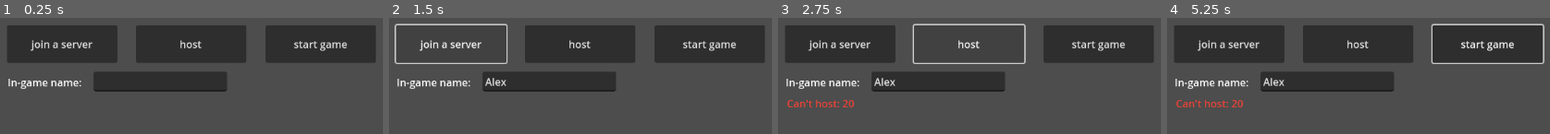
Above: before the commit, frames 1-4 (left to right).
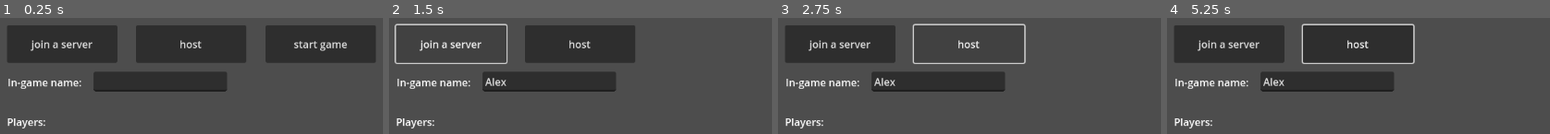
Above: after the commit, the same moments.

Repository: tokaisuDev/UNO-on-Godot
Game: Godot game, scene res://scenes/main_menu.tscn
Two runs of this game, one before a commit and one after it. Both use one fixed random seed, a clock stepped at 60 frames per second and the inputs below. This scene is started directly instead of the project's main scene.
Inputs (mouse positions are in pixels of both pictures, inside the frame that each line leads up to):
- Up to frame 1 (0.25 s): no input
- Up to frame 2 (1.5 s): click (549, 81) at 0.52 s; type "Alex" at 0.6 s; click "join a server" at 1.25 s
- Up to frame 3 (2.75 s): click "host" at 2 s
- Up to frame 4 (5.25 s): click (1488, 43) at 2.75 s, where only the run before the commit has a clickable "start game"; click (1488, 43) at 3.5 s, where only the run before the commit has a clickable "start game"; click (1488, 43) at 4.25 s, where only the run before the commit has a clickable "start game"; move the mouse to (outside the picture) at 5.02 s; click (outside the picture) at 5.17 s

The runs differ from the first frame. In frame 1, 0.4% of the frame differs, in the area x 1-12%, y 86-96%; in frame 2, 9.3%; in frame 3, 9.8%; in frame 4, 12%, in the area x 1-99%, y 4-96%.
Error before the commit: Attempt to call function 'compress' in base 'null instance' on a null instance. (res://scripts/lobby.gd:67)
Error after the commit: Parse Error: Identifier "own_info" not declared in the current scope. (res://scripts/lobby.gd:22)

Commit message:
matchmaking UI & code (ongoing)

Diff:
--- a/scenes/main_menu.tscn
+++ b/scenes/main_menu.tscn
@@ -1,7 +1,6 @@
-[gd_scene load_steps=3 format=3 uid="uid://cknxhjg8o46kt"]
+[gd_scene load_steps=2 format=3 uid="uid://cknxhjg8o46kt"]
 
-[ext_resource type="Script" uid="uid://cmlfoqh4qxxdf" path="res://scripts/lobby.gd" id="1_l6cm7"]
-[ext_resource type="Script" uid="uid://bj422iofx70qx" path="res://scenes/show_players.gd" id="2_ekxnf"]
+[ext_resource type="Script" uid="uid://cjdjglhxr8ebj" path="res://scripts/main_menu.gd" id="1_l6cm7"]
 
 [node name="MainMenu" type="Control"]
 layout_mode = 3
@@ -63,25 +62,20 @@
 bbcode_enabled = true
 
 [node name="Label" type="Label" parent="."]
-visible = false
 layout_mode = 0
 offset_left = 87.0
 offset_top = 225.0
 offset_right = 331.0
 offset_bottom = 339.0
-script = ExtResource("2_ekxnf")
 
-[node name="player_list_label" type="Label" parent="Label"]
-visible = false
+[node name="player_list_label" type="Label" parent="."]
 layout_mode = 0
-offset_left = -4.0
-offset_top = -28.0
-offset_right = 63.0
-offset_bottom = -5.0
+offset_left = 83.0
+offset_top = 197.0
+offset_right = 150.0
+offset_bottom = 220.0
 text = "Players:"
 
-[connection signal="player_connected" from="." to="Label" method="_on_main_menu_player_connected"]
-[connection signal="player_disconnected" from="." to="Label" method="_on_main_menu_player_disconnected"]
 [connection signal="button_down" from="join_button" to="." method="_on_join_button_button_down"]
 [connection signal="button_down" from="host_button" to="." method="_on_host_button_button_down"]
 [connection signal="button_down" from="start_game_btn" to="." method="_on_start_game_btn_button_down"]
--- a/scenes/show_players.gd
+++ /dev/null
@@ -1,14 +0,0 @@
-extends Label
-
-func load_text():
-	var final_text = ""
-	for player in Lobby.players:
-		final_text += Lobby.players[player]["name"] + '\n'
-	self.text = final_text
-	self.visible = true
-
-func _on_main_menu_player_connected() -> void:
-	load_text()
-
-func _on_main_menu_player_disconnected() -> void:
-	load_text()
--- a/scripts/lobby.gd
+++ b/scripts/lobby.gd
@@ -2,13 +2,13 @@
 
 signal player_connected()
 signal player_disconnected()
-signal server_disconnected
+signal server_disconnected()
 
-const PORT = 4040
+const PORT = 8080
 const ADDR = "192.168.1.99"
 
 var players = {}
-var own_info = {"name": null}
+
 var peer
 
 func _ready():
@@ -18,32 +18,38 @@
 	multiplayer.connection_failed.connect(_on_connected_fail)
 	multiplayer.server_disconnected.connect(_on_server_disconnected)
 
+func _on_player_connected(id):
+	register_player.rpc_id(id, own_info)
+
 @rpc("any_peer", "reliable")
 func register_player(player_info):
 	var new_id = multiplayer.get_remote_sender_id()
 	players[new_id] = player_info
 	player_connected.emit(new_id, player_info)
 
-func _on_player_connected(id):
-	register_player.rpc_id(id, own_info)
 
 func _on_player_disconnected(id):
 	players.erase(id)
 	player_disconnected.emit()
 
-func _on_connected_ok(id):
-	prints("Connected to server!", id)
+func _on_connected_ok():
+	print("im connected")
+	var peer_id = multiplayer.get_unique_id()
+	players[peer_id] = own_info
+	player_connected.emit()
 
-func _on_connected_fail(id):
-	prints("Failed to connect player", id)
+func _on_connected_fail():
+	multiplayer.multiplayer_peer = null
 
-func _on_server_disconnected(id):
-	prints("Disconnected from server!", id)
+func _on_server_disconnected():
+	multiplayer.multiplayer_peer = null
+	players.clear()
+	#$err_text.bbcode_text = "[color=#ED4337]You have been disconnected from the server.[/color]"
 
-func _on_host_button_button_down() -> void:
-	if $username_field.text == "":
-		$err_text.bbcode_text = "[color=#ED4337]Please enter your in-game name before hosting.[/color]"
-		return
+func host_game() -> void:
+	#if $username_field.text == "":
+		#$err_text.bbcode_text = "[color=#ED4337]Please enter your in-game name before hosting.[/color]"
+		#return
 	own_info["name"] = $username_field.text
 	peer = ENetMultiplayerPeer.new()
 	var error = peer.create_server(PORT, 4)
@@ -53,22 +59,21 @@
 
 	peer.get_host().compress(ENetConnection.COMPRESS_RANGE_CODER)
 
-	multiplayer.set_multiplayer_peer(peer)
-	$err_text.text = "[color=#5cb85c]Joined server successfully![/color] [color=FFDE21]Waiting for other players...[/color]"
+	multiplayer.multiplayer_peer = peer
 
-func _on_join_button_button_down() -> void:
-	if $username_field.text == "":
-		$err_text.text = "[color=#ED4337]Please enter your in-game name before joining.[/color]"
-		return
+	players[1] = own_info
+	print(players)
+	player_connected.emit()
+	$err_text.text = "[color=#5cb85c]You are now the host of a game.[/color] [color=FFDE21]Waiting for other players...[/color]"
 
+func join_game() -> void:
 	own_info["name"] = $username_field.text
 	peer = ENetMultiplayerPeer.new()
 	peer.create_client(ADDR, PORT)
 	peer.get_host().compress(ENetConnection.COMPRESS_RANGE_CODER)
 
-	multiplayer.set_multiplayer_peer(peer)
-	$err_text.text = "[color=#5cb85c]Joined server successfully![/color]"
+	multiplayer.multiplayer_peer = peer
 
-func _on_start_game_btn_button_down() -> void:
+func start_game() -> void:
 
 	pass # Replace with function body.
--- /dev/null
+++ b/scripts/main_menu.gd
@@ -0,0 +1,23 @@
+extends Control
+
+
+func _on_join_button_button_down() -> void:
+	if $username_field.text == "":
+		$err_text.text = "[color=#ED4337]Please enter your in-game name before joining.[/color]"
+		return
+
+	$start_game_btn.visible = false
+
+	Lobby.join_game()
+
+	$err_text.text = "[color=#5cb85c]Joined server successfully![/color] [color=FFDE21]Waiting for other players...[/color]"
+
+func _on_host_button_button_down() -> void:
+	if $username_field.text == "":
+		$err_text.text = "[color=#ED4337]Please enter your in-game name before joining.[/color]"
+		return
+
+
+
+func _on_start_game_btn_button_down() -> void:
+	pass # Replace with function body.
Not shown, added: scripts/main_menu.gd.uid
